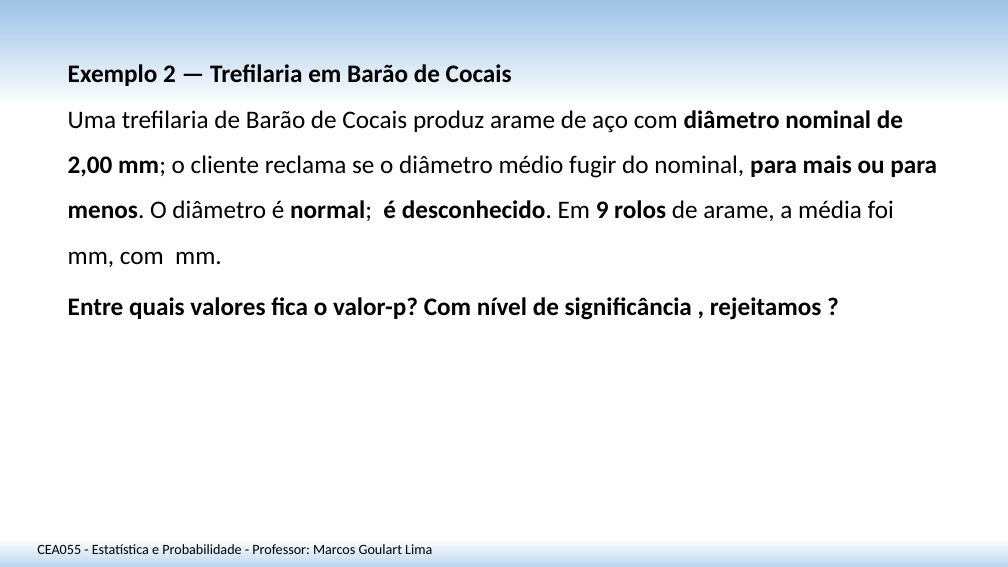
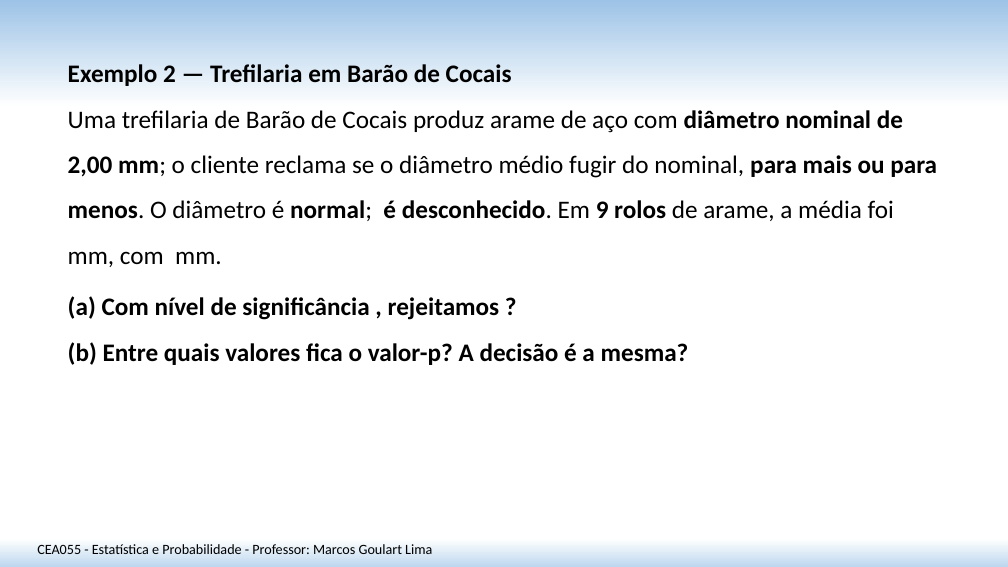
Before and after one commit to matmarcos/minhas-aulas, a slide deck: slide 9 of content/2026-2/cea055-estatistica-probabilidade/22-teste-hipotese-media-var-desconhecida/Aula_22_Teste_Hipotese_Media_Var_Desconhecida_SITE.pptx. Drawn at 1008x567 pixels with LibreOffice and Linux fonts; fonts in the diff are those of the drawing. Boxes give left, top, right and bottom in pixels: in the first picture for what was removed or moved away, otherwise in the second. Text is boxed around its words. In the diff, an @@ line names an element or a change of style, - is before the commit and + after.

```diff
--- a/content/2026-2/cea055-estatistica-probabilidade/22-teste-hipotese-media-var-desconhecida/Aula_22_Teste_Hipotese_Media_Var_Desconhecida_SITE.pptx
+++ b/content/2026-2/cea055-estatistica-probabilidade/22-teste-hipotese-media-var-desconhecida/Aula_22_Teste_Hipotese_Media_Var_Desconhecida_SITE.pptx
@@ text at <box>68,296,689,365</box>: text changed @@
-Entre quais valores fica o valor-p? Com nível de significância , rejeitamos ?
+(a) Com nível de significância , rejeitamos ?
+(b) Entre quais valores fica o valor-p? A decisão é a mesma?
```
Also in this commit, not shown: 2 other slides changed, 1 slide added, 3 other files.
